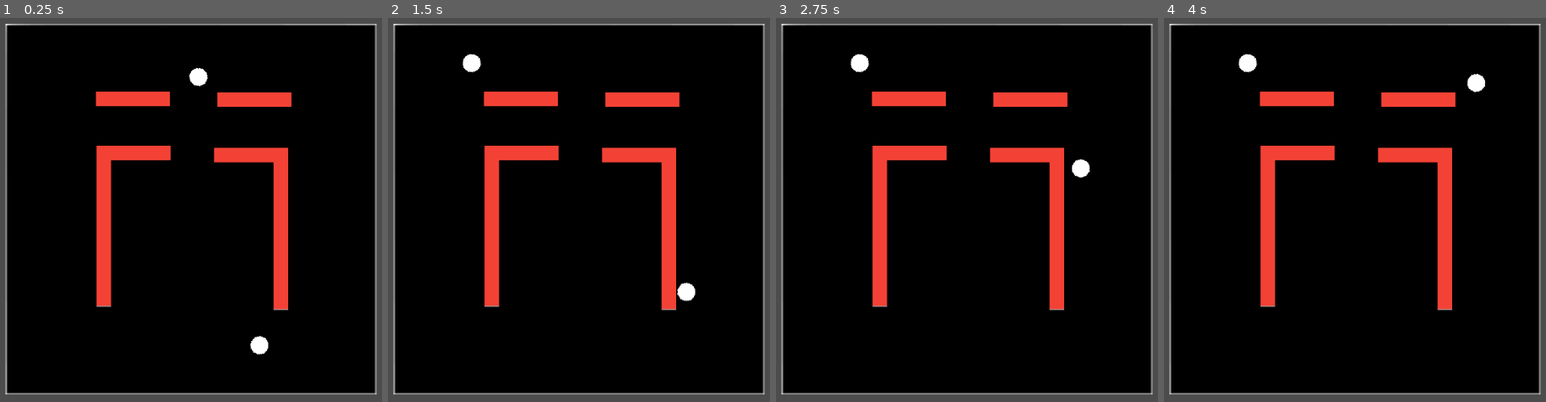
Above: before the commit, frames 1-4 (left to right).
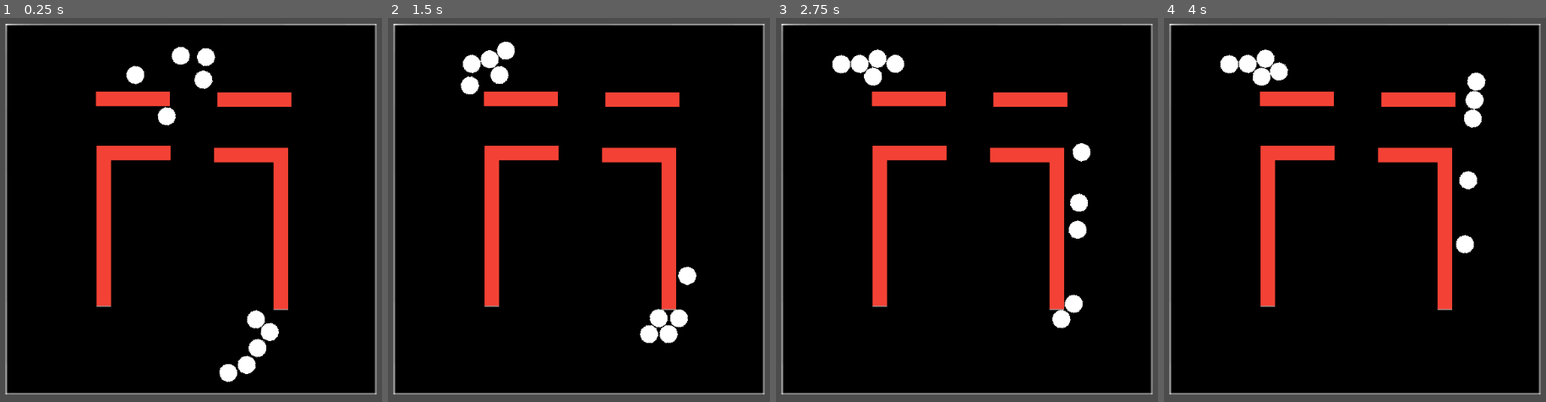
Above: after the commit, the same moments.

Repository: sisipun/CybersportManager
Game: Godot game, scene res://script/ui.tscn
Two runs of this game, one before a commit and one after it. Both use one fixed random seed, a clock stepped at 60 frames per second and the inputs below.
Inputs:
- Up to frame 1 (0.25 s): no input
- Up to frame 2 (1.5 s): no input
- Up to frame 3 (2.75 s): no input
- Up to frame 4 (4 s): no input

The runs differ from the first frame. In frame 1, 1.8% of the frame differs, in the area x 32-74%, y 7-95%; in frame 2, 1.9%, in the area x 18-81%, y 6-85%; in frame 3, 1.9%; in frame 4, 1.6%.

Commit message:
Enemy detection

Diff:
--- a/game/script/base/match/player/base_player.gd
+++ b/game/script/base/match/player/base_player.gd
@@ -3,5 +3,6 @@
 
 
 export (NodePath) onready var navigation_agent = get_node(navigation_agent) as NavigationAgent2D
+export (NodePath) onready var ray = get_node(ray) as RayCast2D
 
 var team: int = -1
--- a/game/script/tactical_fps/match/player/tactical_fps_player.gd
+++ b/game/script/tactical_fps/match/player/tactical_fps_player.gd
@@ -15,6 +15,10 @@
 
 
 func _physics_process(_delta: float) -> void:
+	if ray.is_colliding() and ray.get_collider() is BasePlayer:
+		var collider: TacticalFpsPlayer = ray.get_collider()
+		if collider.team != team:
+			print('Enemy detected')
 	if navigation_agent.is_navigation_finished():
 		return
 
--- a/game/script/tactical_fps/match/player/tactical_fps_player.tscn
+++ b/game/script/tactical_fps/match/player/tactical_fps_player.tscn
@@ -9,6 +9,7 @@
 [node name="Player" type="KinematicBody2D"]
 script = ExtResource( 1 )
 navigation_agent = NodePath("NavigationAgent2D")
+ray = NodePath("RayCast2D")
 
 [node name="Shape" type="CollisionShape2D" parent="."]
 shape = SubResource( 1 )
@@ -20,3 +21,9 @@
 [node name="NavigationAgent2D" type="NavigationAgent2D" parent="."]
 path_desired_distance = 15.0
 path_max_distance = 30.0
+
+[node name="RayCast2D" type="RayCast2D" parent="."]
+modulate = Color( 1, 0, 0, 1 )
+self_modulate = Color( 1, 0, 0, 1 )
+enabled = true
+cast_to = Vector2( 0, -35 )
--- a/game/script/tactical_fps/match/tactical_fps_match.gd
+++ b/game/script/tactical_fps/match/tactical_fps_match.gd
@@ -3,4 +3,4 @@
 
 
 func _ready() -> void:
-	.init(TacticalFpsTeam.Side.values(), 1)
+	.init(TacticalFpsTeam.Side.values(), 5)
